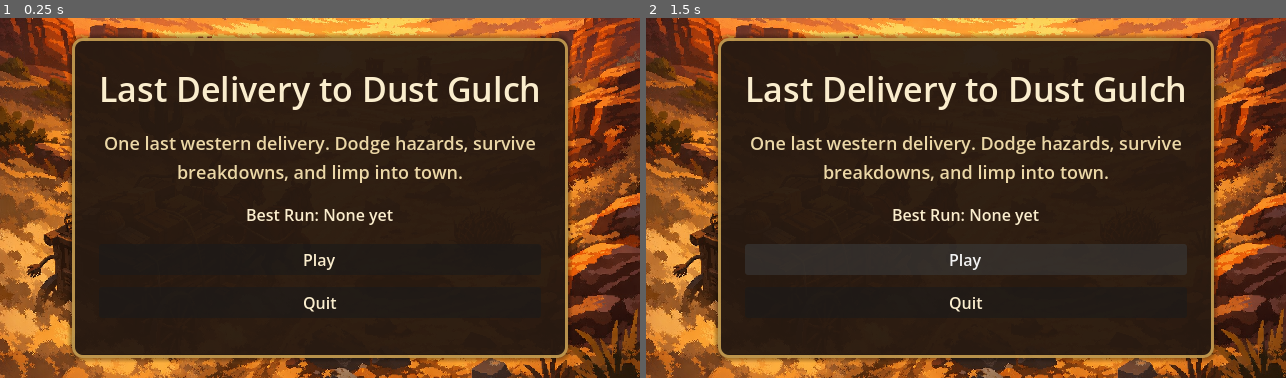
Above: before the commit, frames 1-2 (left to right).
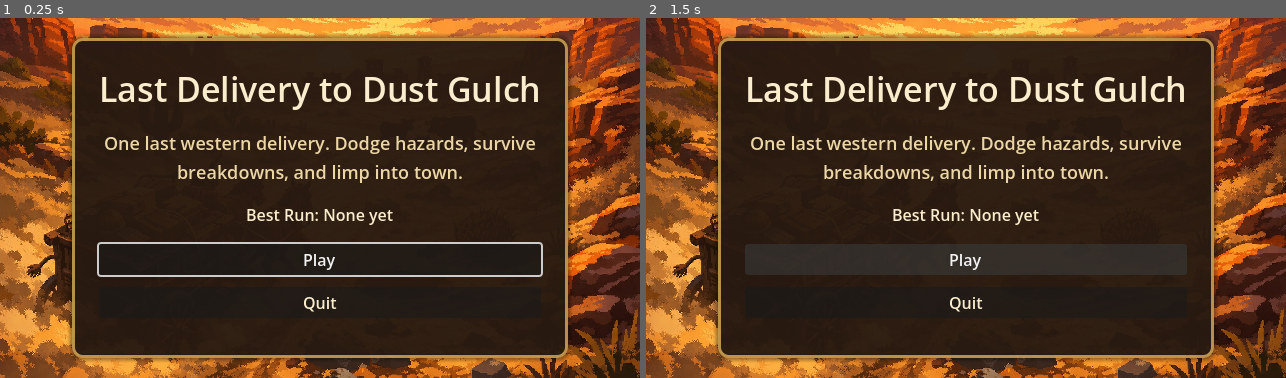
Above: after the commit, the same moments.

Repository: bbenefield89/The-Last-Delivery-to-Dust-Gulch
Game: Godot game, scene res://Scenes/AppRoot/AppRoot.tscn
Same seed, same stepped clock (60 frames per second), same inputs: the game is played once before the commit and once after it. Sound files missing from this copy of the repository are replaced by a short silence.
Inputs:
- Up to frame 1 (0.25 s): no input
- Up to frame 2 (1.5 s): click "Play" at 0.5 s; click "Play" at 1.25 s

The runs differ from the first frame. In frame 1, 0.9% of the frame differs, in the area x 15-85%, y 62-72%; in frame 2, nothing differs.

Commit message:
feat(ui): add keyboard title navigation

Diff:
--- a/Scenes/TitleScreen/title_screen.gd
+++ b/Scenes/TitleScreen/title_screen.gd
@@ -14,6 +14,8 @@
 var _best_run_save_path: String = RunState.BEST_RUN_SAVE_PATH
 
 
+# Private Fields: OnReady
+
 @onready var _play_button: Button = $Panel/Margin/Content/Buttons/PlayButton
 @onready var _quit_button: Button = $Panel/Margin/Content/Buttons/QuitButton
 @onready var _best_run_summary: Label = %BestRunSummary
@@ -25,12 +27,14 @@
 func _ready() -> void:
 	_play_button.pressed.connect(_on_play_pressed)
 	_quit_button.pressed.connect(_on_quit_pressed)
+	_configure_keyboard_navigation()
 	_refresh_best_run_summary()
 	_title_music_player.stream = TITLE_MUSIC
 	_title_music_player.volume_db = -12.0
 	_title_music_player.play()
 	_ui_click_player.stream = UI_CLICK_SOUND
 	_ui_click_player.volume_db = -9.0
+	call_deferred("_focus_default_button")
 
 
 ## Releases title-screen audio streams when the screen leaves the tree.
@@ -87,3 +91,36 @@
 		return
 
 	_best_run_summary.text = "Best Score: %d | Best Grade: %s" % [best_run.score, best_run.grade]
+
+
+## Configures explicit keyboard traversal between the title-screen options.
+func _configure_keyboard_navigation() -> void:
+	if _play_button == null or _quit_button == null:
+		return
+
+	_play_button.focus_mode = Control.FOCUS_ALL
+	_quit_button.focus_mode = Control.FOCUS_ALL
+
+	var play_to_quit := _play_button.get_path_to(_quit_button)
+	var quit_to_play := _quit_button.get_path_to(_play_button)
+
+	_play_button.focus_neighbor_left = play_to_quit
+	_play_button.focus_neighbor_right = play_to_quit
+	_play_button.focus_neighbor_top = play_to_quit
+	_play_button.focus_neighbor_bottom = play_to_quit
+	_play_button.focus_next = play_to_quit
+	_play_button.focus_previous = play_to_quit
+
+	_quit_button.focus_neighbor_left = quit_to_play
+	_quit_button.focus_neighbor_right = quit_to_play
+	_quit_button.focus_neighbor_top = quit_to_play
+	_quit_button.focus_neighbor_bottom = quit_to_play
+	_quit_button.focus_next = quit_to_play
+	_quit_button.focus_previous = quit_to_play
+
+
+## Gives the title screen a deterministic starting focus for keyboard-only play.
+func _focus_default_button() -> void:
+	if _play_button == null:
+		return
+	_play_button.grab_focus()
--- a/Tests/Unit/test_title_screen.gd
+++ b/Tests/Unit/test_title_screen.gd
@@ -11,6 +11,23 @@
 
 func after_each() -> void:
 	_delete_test_best_run_file()
+
+
+## Sends a single keyboard press and release through the input pipeline for focus tests.
+func _send_key_input(keycode_value: Key) -> void:
+	var press := InputEventKey.new()
+	press.keycode = keycode_value
+	press.physical_keycode = keycode_value
+	press.pressed = true
+	Input.parse_input_event(press)
+	await wait_process_frames(1)
+
+	var release := InputEventKey.new()
+	release.keycode = keycode_value
+	release.physical_keycode = keycode_value
+	release.pressed = false
+	Input.parse_input_event(release)
+	await wait_process_frames(1)
 
 
 func test_play_button_emits_play_requested() -> void:
@@ -76,6 +93,71 @@
 	await get_tree().create_timer(ui_click_player.stream.get_length(), false).timeout
 
 
+## Verifies the title screen lands keyboard focus on the primary action as soon as it opens.
+func test_title_screen_when_ready_then_play_button_has_default_focus() -> void:
+	var title_screen = TITLE_SCREEN_SCENE.instantiate()
+	add_child_autofree(title_screen)
+	await wait_process_frames(1)
+
+	var play_button: Button = title_screen.get_node("Panel/Margin/Content/Buttons/PlayButton")
+	var quit_button: Button = title_screen.get_node("Panel/Margin/Content/Buttons/QuitButton")
+
+	assert_true(play_button.has_focus())
+	assert_false(quit_button.has_focus())
+
+
+## Verifies the title buttons move focus in a predictable cycle with keyboard navigation.
+func test_title_screen_when_navigating_with_keyboard_then_focus_moves_between_buttons() -> void:
+	var title_screen = TITLE_SCREEN_SCENE.instantiate()
+	add_child_autofree(title_screen)
+	await wait_process_frames(1)
+
+	var play_button: Button = title_screen.get_node("Panel/Margin/Content/Buttons/PlayButton")
+	var quit_button: Button = title_screen.get_node("Panel/Margin/Content/Buttons/QuitButton")
+
+	await _send_key_input(KEY_DOWN)
+
+	assert_false(play_button.has_focus())
+	assert_true(quit_button.has_focus())
+
+	await _send_key_input(KEY_UP)
+
+	assert_true(play_button.has_focus())
+	assert_false(quit_button.has_focus())
+
+
+## Verifies keyboard confirm activates the focused play action.
+func test_title_screen_when_confirming_focused_play_button_then_play_requested_emits() -> void:
+	var title_screen = TITLE_SCREEN_SCENE.instantiate()
+	add_child_autofree(title_screen)
+	await wait_process_frames(1)
+
+	var ui_click_player: AudioStreamPlayer = title_screen.get_node("UIClickPlayer")
+	ui_click_player.stream = null
+
+	watch_signals(title_screen)
+	await _send_key_input(KEY_ENTER)
+
+	assert_signal_emitted(title_screen, "play_requested")
+
+
+## Verifies keyboard confirm activates the focused quit action.
+func test_title_screen_when_confirming_focused_quit_button_then_quit_requested_emits() -> void:
+	var title_screen = TITLE_SCREEN_SCENE.instantiate()
+	add_child_autofree(title_screen)
+	await wait_process_frames(1)
+
+	var quit_button: Button = title_screen.get_node("Panel/Margin/Content/Buttons/QuitButton")
+	var ui_click_player: AudioStreamPlayer = title_screen.get_node("UIClickPlayer")
+	ui_click_player.stream = null
+
+	quit_button.grab_focus()
+	watch_signals(title_screen)
+	await _send_key_input(KEY_ENTER)
+
+	assert_signal_emitted(title_screen, "quit_requested")
+
+
 func test_title_screen_starts_menu_music() -> void:
 	var title_screen = TITLE_SCREEN_SCENE.instantiate()
 	add_child_autofree(title_screen)
Not shown, changed: kanban_tasks_data.kanban
